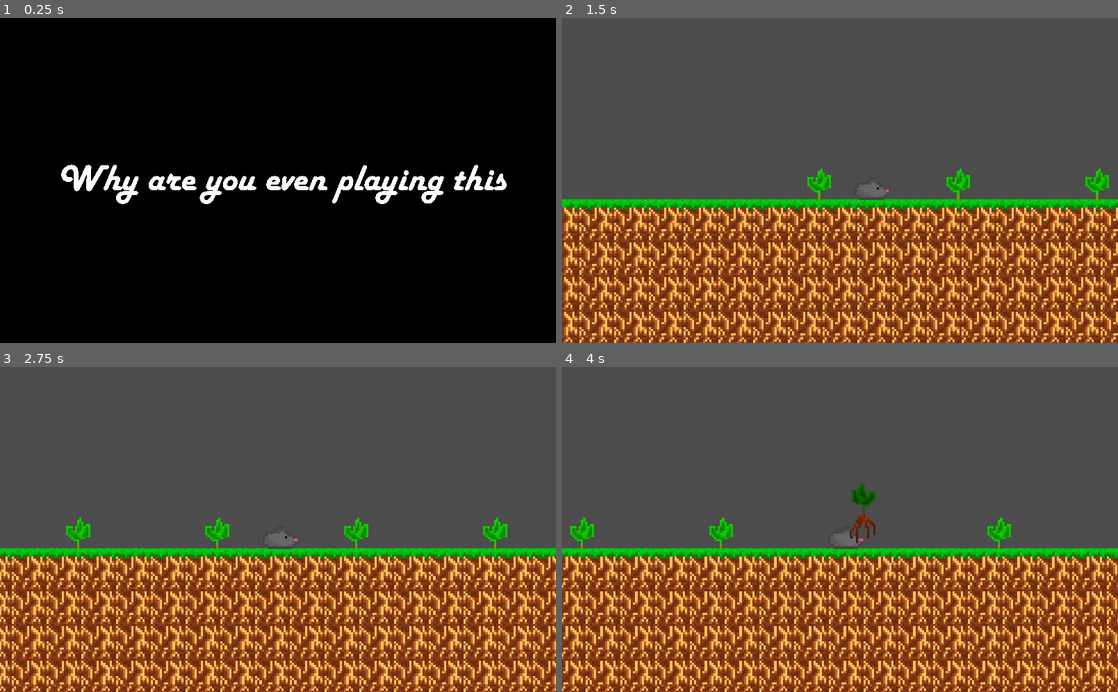
Above: before the commit, frames 1-4 (two rows, left to right).
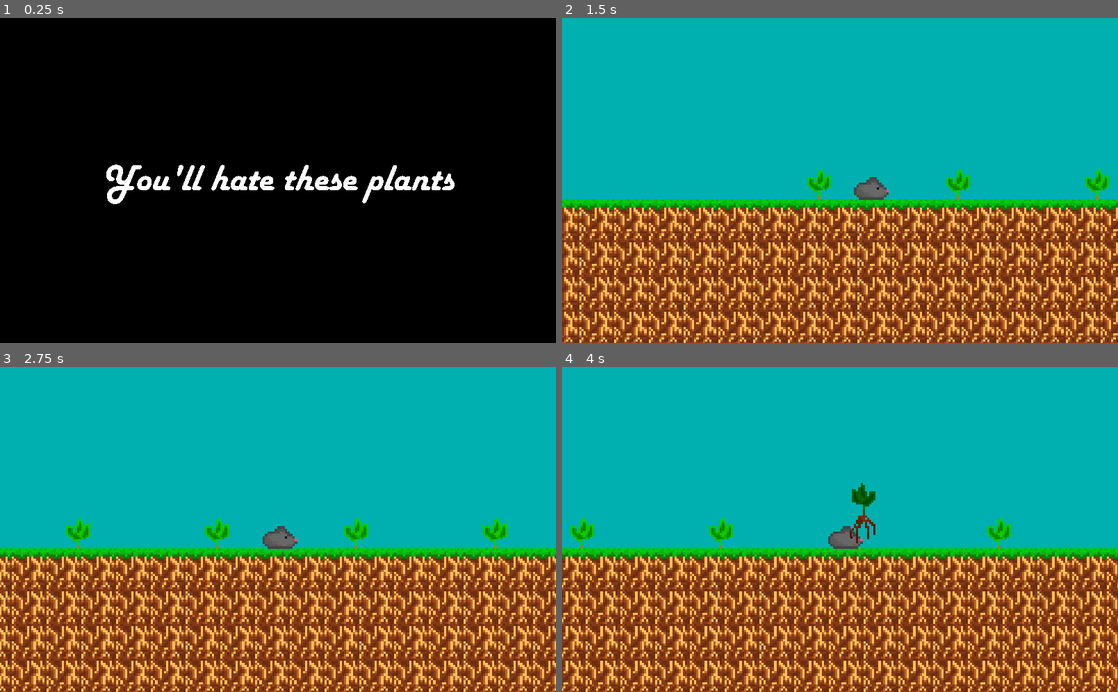
Above: after the commit, the same moments.

Repository: EndersteveGamer/GGJ-2023
Game: Godot game, scene res://Scene/Intro/Intro.tscn
Two runs of this game, one before a commit and one after it. Both use one fixed random seed, a clock stepped at 60 frames per second and the inputs below.
Inputs:
- Up to frame 1 (0.25 s): no input
- Up to frame 2 (1.5 s): click "Play" at 0.5 s; tap Enter at 1.25 s; hold Right (ui_right) from 1.28 s (still down)
- Up to frame 3 (2.75 s): release Right (ui_right) at 2.03 s; hold Down (ui_down) from 2.03 s (still down)
- Up to frame 4 (4 s): release Down (ui_down) at 2.78 s; hold Right (ui_right) 2.78-3.53 s; hold Up (ui_up) from 3.53 s (still down)

The runs differ from the first frame. In frame 1, 2.9% of the frame differs, in the area x 11-92%, y 45-58%; in frame 2, 55%, in the area x 0-100%, y 0-56%; in frame 3, 55%; in frame 4, 55%.

Commit message:
Progress

Diff:
--- a/The Other Godot Project/Scene/Game.tscn
+++ b/The Other Godot Project/Scene/Game.tscn
@@ -61,9 +61,18 @@
 
 [node name="Camera2D" type="Camera2D" parent="Player"]
 position = Vector2( -1, -2 )
+z_index = -5
 current = true
 smoothing_enabled = true
 script = SubResource( 1 )
+
+[node name="ColorRect" type="ColorRect" parent="Player/Camera2D"]
+show_behind_parent = true
+margin_left = -600.0
+margin_top = -379.0
+margin_right = 578.0
+margin_bottom = 398.0
+color = Color( 0, 0.690196, 0.690196, 1 )
 
 [node name="AudioManager" type="Node2D" parent="."]
 script = ExtResource( 3 )
--- a/The Other Godot Project/Scene/Intro/Intro.tscn
+++ b/The Other Godot Project/Scene/Intro/Intro.tscn
@@ -17,9 +17,9 @@
 color = Color( 0, 0, 0, 1 )
 
 [node name="Label" type="Label" parent="."]
-margin_left = -406.0
+margin_left = -512.0
 margin_top = -43.0
-margin_right = 11235.0
+margin_right = 14102.0
 margin_bottom = 1221.0
 rect_scale = Vector2( 0.07, 0.07 )
 custom_fonts/font = ExtResource( 1 )
--- a/The Other Godot Project/Script/Intro/IntroText.gd
+++ b/The Other Godot Project/Script/Intro/IntroText.gd
@@ -3,8 +3,12 @@
 export(float, 0, 10, 0.1) var displayTime : float = 1
 
 var texts : Array = ["Why are you even playing this",
-			"This was made in 48 hours",
-			"Screaming goat"]
+					"This was made in 48 hours",
+					"Screaming goat",
+					"AAAAAAAAAAAAH",
+					"Pixel art go brrrrr",
+					"You'll hate these plants",
+					"Trigger warning: stupid game"]
 var selectedText : String = ""
 
 func _ready():
